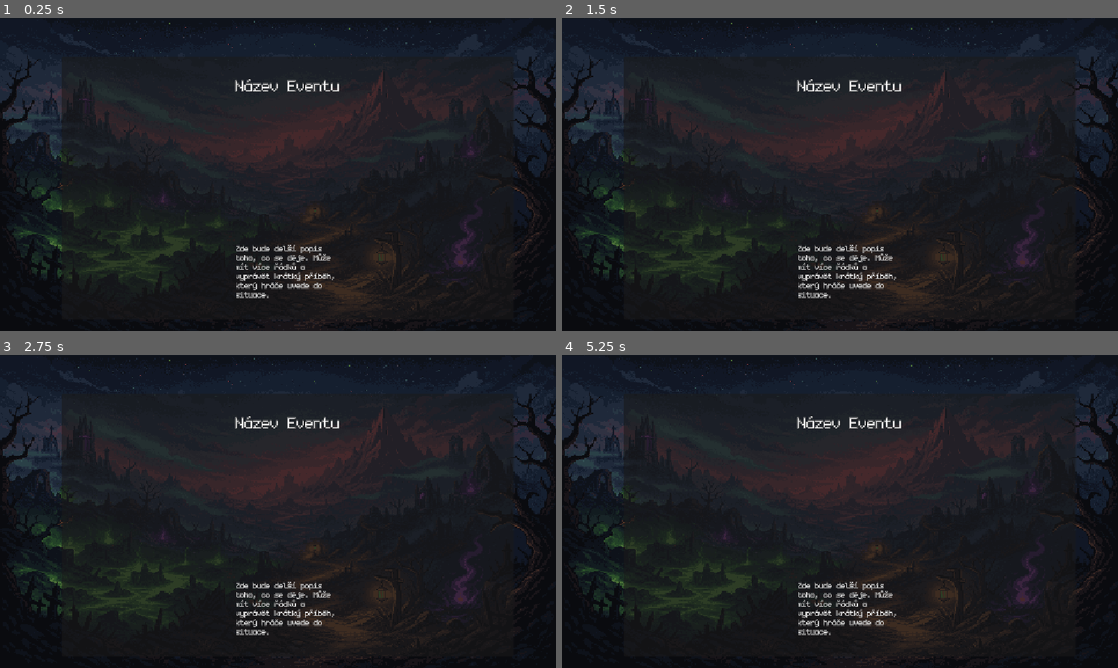
Above: before the commit, frames 1-4 (two rows, left to right).
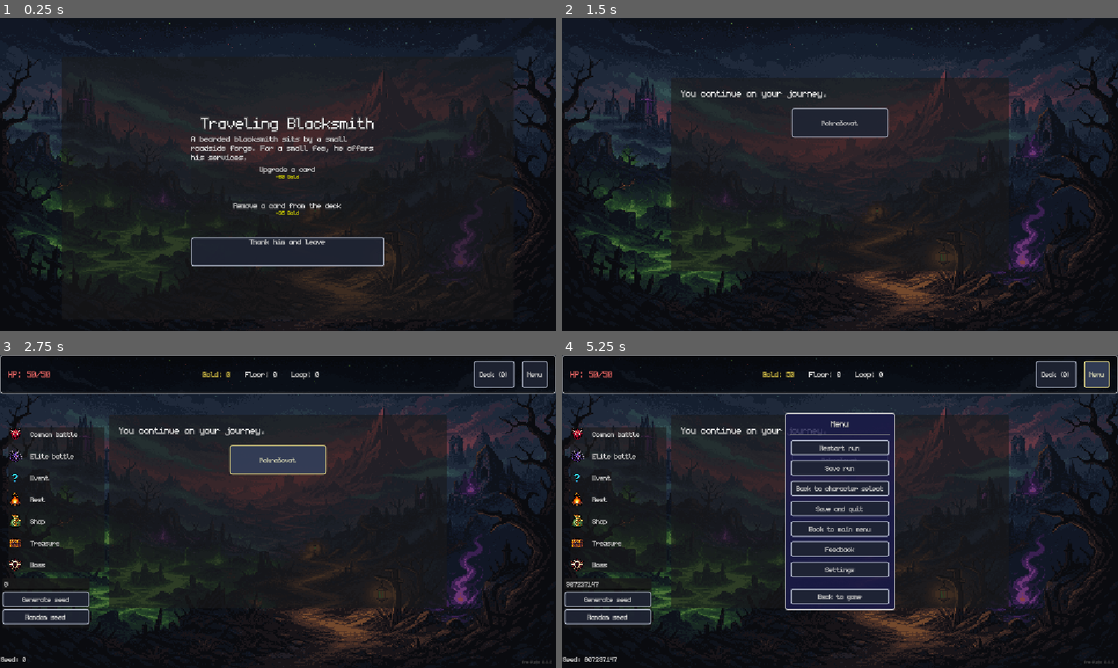
Above: after the commit, the same moments.

Repository: Nasshor01/Projekt-Loop
Game: Godot game, scene res://scenes/events/EventScene.tscn
The game is run twice, just before and just after one commit, with the same random seed, the same clock (stepped at 60 frames per second) and the same inputs. This scene is started directly instead of the project's main scene.
Inputs (mouse positions are in pixels of both pictures, inside the frame that each line leads up to):
- Up to frame 1 (0.25 s): no input
- Up to frame 2 (1.5 s): click "Village" at 0.5 s; click (851, 252) at 1.25 s, where only the run after the commit has a clickable "[center]Thank him and leave[/…"
- Up to frame 3 (2.75 s): click (278, 458) at 2 s, where only the run after the commit has a clickable "Pokračovat"
- Up to frame 4 (5.25 s): click (606, 599) at 2.75 s, where only the run after the commit has a clickable "Generate seed"; click (606, 617) at 3.5 s, where only the run after the commit has a clickable "Random seed"; click (1056, 373) at 4.25 s, where only the run after the commit has a clickable "Deck (0)"; click (1095, 373) at 5 s, where only the run after the commit has a clickable "Menu"

The runs differ from the first frame. In frame 1, 3.7% of the frame differs, in the area x 34-70%, y 19-90%; in frame 2, 5.3%; in frame 3, 9.7%; in frame 4, 16%, in the area x 0-100%, y 0-99%.
Error before the commit: Parse Error: Could not parse global class "EventReward" from "res://scripts/resources/EventReward.gd". (res://scripts/resources/EventChoice.gd:10)

Commit message:
fix: preserve HP/gold on passive reapply; EventReward indent; warrior card frames
Apple/+max HP no longer fullheals; starting gold only on new run. Fix EventReward parse error. Sync Warrior modular card frame art and project state.

Co-authored-by: Cursor <cursoragent@cursor.com>

Diff:
--- a/data/events/cursed_well.tres
+++ b/data/events/cursed_well.tres
@@ -31,6 +31,7 @@
 add_random_card = false
 card_rarity = 0
 remove_card = false
+upgrade_card = false
 upgrade_random_card = false
 upgrade_all_cards = false
 transform_card = false
--- a/data/events/event_mysterious_merchant.tres
+++ b/data/events/event_mysterious_merchant.tres
@@ -22,6 +22,7 @@
 add_random_card = false
 card_rarity = 0
 remove_card = true
+upgrade_card = false
 upgrade_random_card = false
 upgrade_all_cards = false
 transform_card = false
@@ -64,6 +65,7 @@
 add_random_card = false
 card_rarity = 0
 remove_card = false
+upgrade_card = false
 upgrade_random_card = false
 upgrade_all_cards = false
 transform_card = true
@@ -106,6 +108,7 @@
 add_random_card = false
 card_rarity = 0
 remove_card = false
+upgrade_card = false
 upgrade_random_card = false
 upgrade_all_cards = true
 transform_card = false
--- a/data/events/golden_idol.tres
+++ b/data/events/golden_idol.tres
@@ -22,6 +22,7 @@
 add_random_card = false
 card_rarity = 0
 remove_card = false
+upgrade_card = false
 upgrade_random_card = false
 upgrade_all_cards = false
 transform_card = false
@@ -64,6 +65,7 @@
 add_random_card = false
 card_rarity = 0
 remove_card = false
+upgrade_card = false
 upgrade_random_card = false
 upgrade_all_cards = false
 transform_card = false
--- a/data/events/traveling_blacksmith.tres
+++ b/data/events/traveling_blacksmith.tres
@@ -65,6 +65,7 @@
 add_random_card = false
 card_rarity = 0
 remove_card = true
+upgrade_card = false
 upgrade_random_card = false
 upgrade_all_cards = false
 transform_card = false
--- a/data/events/wizard_altar.tres
+++ b/data/events/wizard_altar.tres
@@ -22,6 +22,7 @@
 add_random_card = false
 card_rarity = 0
 remove_card = false
+upgrade_card = false
 upgrade_random_card = true
 upgrade_all_cards = false
 transform_card = false
@@ -64,6 +65,7 @@
 add_random_card = false
 card_rarity = 0
 remove_card = false
+upgrade_card = false
 upgrade_random_card = false
 upgrade_all_cards = true
 transform_card = false
--- a/scenes/ui/CardUI.tscn
+++ b/scenes/ui/CardUI.tscn
@@ -1,9 +1,9 @@
 [gd_scene load_steps=8 format=3 uid="uid://bo6s0363e2rge"]
 
 [ext_resource type="Script" uid="uid://cyruiah668yvv" path="res://scripts/CardUI.gd" id="1_ob8v0"]
-[ext_resource type="Texture2D" uid="uid://ca88ayvdesmrj" path="res://art/icons/ExampleCard01_(Common).png" id="2_lk56f"]
 [ext_resource type="Script" uid="uid://bnug5os3a8rjc" path="res://data/cards/CardEffectData.gd" id="2_pmyly"]
 [ext_resource type="Script" uid="uid://uk53klqs1ti4" path="res://data/cards/CardData.gd" id="3_yi8ee"]
+[ext_resource type="Texture2D" uid="uid://bpod0r5llw2ky" path="res://art/sprites/cards/warrior/Warrior basic test.png" id="4_pmyly"]
 [ext_resource type="FontFile" uid="uid://c4topxnn115am" path="res://art/fonts/monogram-extended.ttf" id="4_w6ddo"]
 
 [sub_resource type="Resource" id="Resource_fsx4a"]
@@ -55,22 +55,22 @@
 offset_right = 40.0
 offset_bottom = 40.0
 mouse_filter = 2
-texture = ExtResource("2_lk56f")
+texture = ExtResource("4_pmyly")
 
 [node name="ArtworkTextureRect" type="TextureRect" parent="."]
 layout_mode = 0
-offset_left = 48.0
-offset_top = 40.0
-offset_right = 147.0
-offset_bottom = 92.0
+offset_left = 39.0
+offset_top = 39.0
+offset_right = 153.0
+offset_bottom = 96.0
 mouse_filter = 2
 
 [node name="NameLabel" type="Label" parent="."]
 layout_mode = 0
-offset_left = 28.0
-offset_top = 94.0
-offset_right = 164.0
-offset_bottom = 118.0
+offset_left = 29.0
+offset_top = 98.0
+offset_right = 165.0
+offset_bottom = 122.0
 theme_override_colors/font_color = Color(1, 1, 1, 1)
 theme_override_colors/font_outline_color = Color(0, 0, 0, 1)
 theme_override_constants/outline_size = 5
@@ -83,10 +83,10 @@
 
 [node name="CostLabel" type="Label" parent="."]
 layout_mode = 0
-offset_left = 16.0
-offset_top = 12.0
-offset_right = 52.0
-offset_bottom = 48.0
+offset_left = 80.0
+offset_top = 6.0
+offset_right = 115.0
+offset_bottom = 41.0
 theme_override_colors/font_color = Color(1, 0.95, 0.75, 1)
 theme_override_colors/font_outline_color = Color(0, 0, 0, 1)
 theme_override_constants/outline_size = 5
@@ -99,10 +99,10 @@
 
 [node name="DescriptionLabel" type="RichTextLabel" parent="."]
 layout_mode = 0
-offset_left = 26.0
-offset_top = 118.0
-offset_right = 166.0
-offset_bottom = 206.0
+offset_left = 37.0
+offset_top = 126.0
+offset_right = 154.0
+offset_bottom = 203.0
 theme_override_colors/default_color = Color(1, 1, 1, 1)
 theme_override_colors/font_outline_color = Color(0, 0, 0, 1)
 theme_override_constants/outline_size = 3
--- a/scripts/autoload/PlayerData.gd
+++ b/scripts/autoload/PlayerData.gd
@@ -150,16 +150,19 @@
 						master_deck.append(entry.card)
 
 		global_shield = 0
-	# 2. Aplikujeme pasivní skilly, které mohou změnit startovní staty
+	# 2. Nejdřív vyčisti artefakty z minulého runu, pak přepočítej startovní staty
+	artifacts.clear()
+	if has_node("/root/ArtifactManager"):
+		ArtifactManager._refresh_artifact_cache()
 	apply_passive_skills()
 
-	# 2.5 KRITICKÁ OPRAVA - zajisti plné HP po aplikaci skillů
+	# 2.5 Nový run: plné HP + startovní zlato (Market)
 	current_hp = max_hp
+	gold = 50 + VillageBonuses.get_starting_gold_bonus()
 
 	# 3. Připravíme bojové balíčky a zbytek
 	reset_battle_stats()
 	path_taken.clear()
-	artifacts.clear()
 	floors_cleared = 0
 	current_run_xp = 0
 	current_run_shards = 0
@@ -191,11 +194,15 @@
 
 func apply_passive_skills():
 	# Skill tree vypnutý — base stats + Loop Vesnice + artefakty.
+	# Nesmí fullhealovat ani resetovat gold mid-run (Apple / continue).
 	DebugLogger.log_info("=== APPLYING RUN BONUSES (village + artifacts) ===", "SKILLS")
 	DebugLogger.start_performance_timer("apply_passive_skills")
 
+	var preserved_hp: int = current_hp
+	var old_max_hp: int = max_hp
+	var preserved_gold: int = gold
+
 	max_hp = 50
-	gold = 50
 	max_energy = 3
 	has_revive = false
 	global_card_damage_bonus = 0
@@ -258,9 +265,8 @@
 	if SaveManager and SaveManager.meta_progress:
 		unlocked_cards = SaveManager.meta_progress.unlocked_cards.duplicate()
 
-	# Loop Vesnice bonuses
+	# Loop Vesnice bonuses (starting gold se nastavuje jen při novém runu)
 	max_hp += VillageBonuses.get_max_hp_bonus()
-	gold += VillageBonuses.get_starting_gold_bonus()
 	starting_retained_block += VillageBonuses.get_battle_start_block()
 
 	if has_node("/root/ArtifactManager"):
@@ -279,8 +285,17 @@
 		critical_chance += ArtifactManager.get_critical_chance()
 		thorns_damage += ArtifactManager.get_thorns_damage()
 
-	current_hp = max_hp
-	DebugLogger.log_info("Finální staty: HP %d, Gold %d, Energy %d, StartBlock %d" % [max_hp, gold, max_energy, starting_retained_block], "SKILLS")
+	# Max HP změna: heal jen o delta (20/50 + Apple → 25/55), ne fullheal na max.
+	var max_hp_delta: int = max_hp - old_max_hp
+	if max_hp_delta > 0:
+		current_hp = mini(preserved_hp + max_hp_delta, max_hp)
+	else:
+		current_hp = clampi(preserved_hp, 0, max_hp)
+
+	# Gold mid-run nesmí přepsat Market bonus / výdělek.
+	gold = preserved_gold
+
+	DebugLogger.log_info("Finální staty: HP %d/%d, Gold %d, Energy %d, StartBlock %d" % [current_hp, max_hp, gold, max_energy, starting_retained_block], "SKILLS")
 	DebugLogger.end_performance_timer("apply_passive_skills")
 	emit_signal("health_changed", current_hp, max_hp)
 
--- a/scripts/resources/EventReward.gd
+++ b/scripts/resources/EventReward.gd
@@ -14,13 +14,13 @@
 @export var add_card: CardData = null
 @export var add_random_card: bool = false
 @export var card_rarity: CardData.CardRarity = CardData.CardRarity.COMMON
-	@export var remove_card: bool = false  # Otevře card removal screen
-	@export var remove_specific_card: CardData = null  # Odstraní konkrétní kartu
-	@export var upgrade_card: bool = false  # Otevře výběr karty k upgradu (jako Rest)
-	@export var upgrade_random_card: bool = false
-	@export var upgrade_specific_card: CardData = null
-	@export var upgrade_all_cards: bool = false
-	@export var transform_card: bool = false  # Promění kartu v jinou stejné rarity
+@export var remove_card: bool = false  # Otevře card removal screen
+@export var remove_specific_card: CardData = null  # Odstraní konkrétní kartu
+@export var upgrade_card: bool = false  # Otevře výběr karty k upgradu (jako Rest)
+@export var upgrade_random_card: bool = false
+@export var upgrade_specific_card: CardData = null
+@export var upgrade_all_cards: bool = false
+@export var transform_card: bool = false  # Promění kartu v jinou stejné rarity
 
 @export_group("Artefakty")
 @export var add_artifact: ArtifactsData = null # Odměna konkrétního artefaktu
Binary file added: art/sprites/cards/warrior/Warrior basic test.png
Not shown, added: art/sprites/cards/warrior/Warrior basic test.png.import
Binary file added: art/sprites/cards/warrior/Warrior basic.png
Not shown, added: art/sprites/cards/warrior/Warrior basic.png.import
Binary file added: art/sprites/cards/warrior/Warrior common.png
Not shown, added: art/sprites/cards/warrior/Warrior common.png.import
Binary file added: art/sprites/cards/warrior/Warrior epic.png
Not shown, added: art/sprites/cards/warrior/Warrior epic.png.import
Binary file added: art/sprites/cards/warrior/Warrior legendary.png
Not shown, added: art/sprites/cards/warrior/Warrior legendary.png.import
Binary file added: art/sprites/cards/warrior/Warrior rare.png
Not shown, added: art/sprites/cards/warrior/Warrior rare.png.import
(and 4 more such lines)
